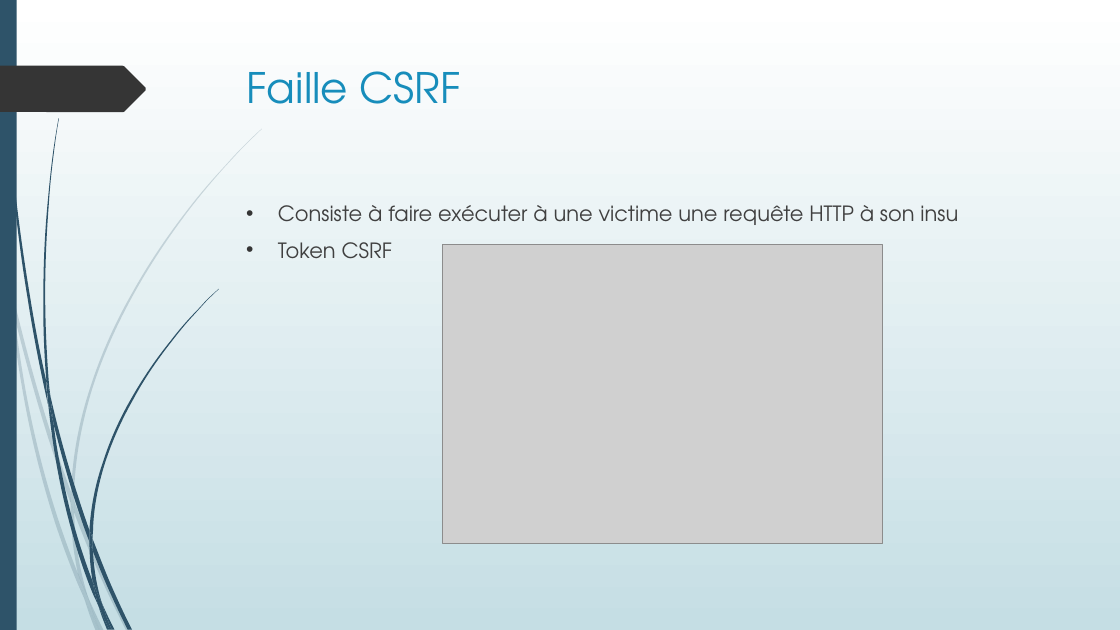
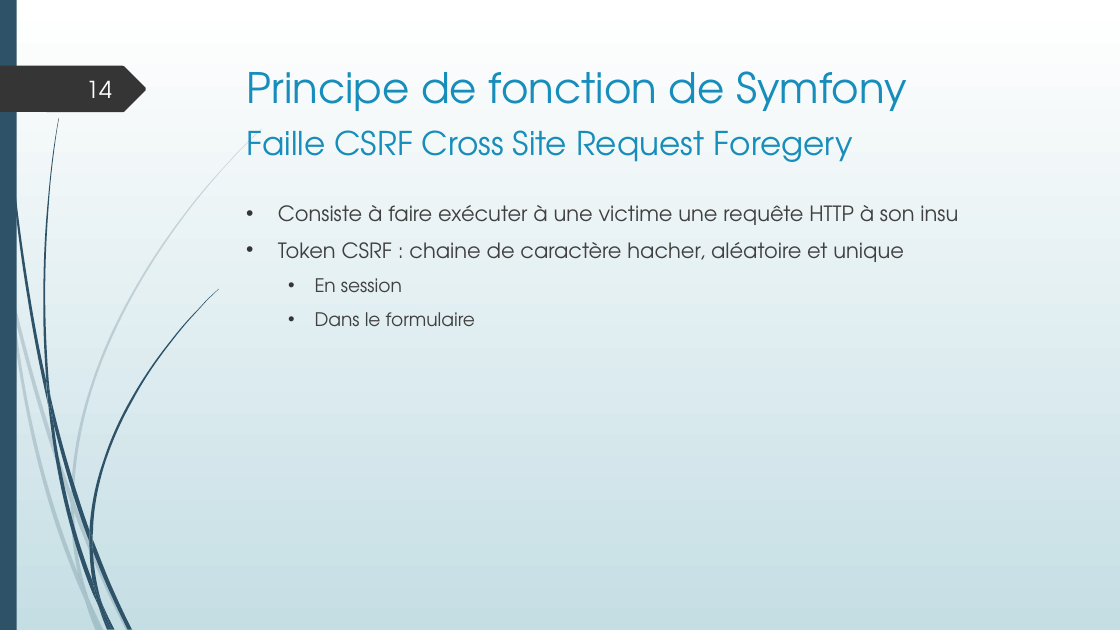
Before and after one commit to LisaF0/projet, a slide deck: slide 14 of aDoc/Projet boutique en ligne.pptx (slide 16 before the commit). Drawn at 1120x630 pixels with LibreOffice and Linux fonts; fonts in the diff are those of the drawing; grey boxes stand for pictures. Boxes give left, top, right and bottom in pixels: in the first picture for what was removed or moved away, otherwise in the second. Text is boxed around its words. In the diff, an @@ line names an element or a change of style, - is before the commit and + after.

```diff
--- a/aDoc/Projet boutique en ligne.pptx
+++ b/aDoc/Projet boutique en ligne.pptx
@@ page number added at (x1=86, y1=80, x2=112, y2=98), 20 pt, text #FEFFFF @@
+14
@@ text added at (x1=247, y1=71, x2=906, y2=111), 36 pt, text #178DBB @@
+Principe de fonction de Symfony
@@ title at (x1=247, y1=130, x2=853, y2=162): text changed; size 36 to 28 pt @@
-Faille CSRF
+Faille CSRF Cross Site Request Foregery
@@ text at (x1=278, y1=242, x2=904, y2=326): text changed @@
-• Token CSRF
+• Token CSRF : chaine de caractère hacher, aléatoire et unique
+  • En session
+  • Dans le formulaire
@@ picture removed at (x1=442, y1=245, x2=882, y2=544) @@
```
Also in this commit, not shown: 19 other slides changed, 10 slides added, 8 slides removed, 30 other files.
